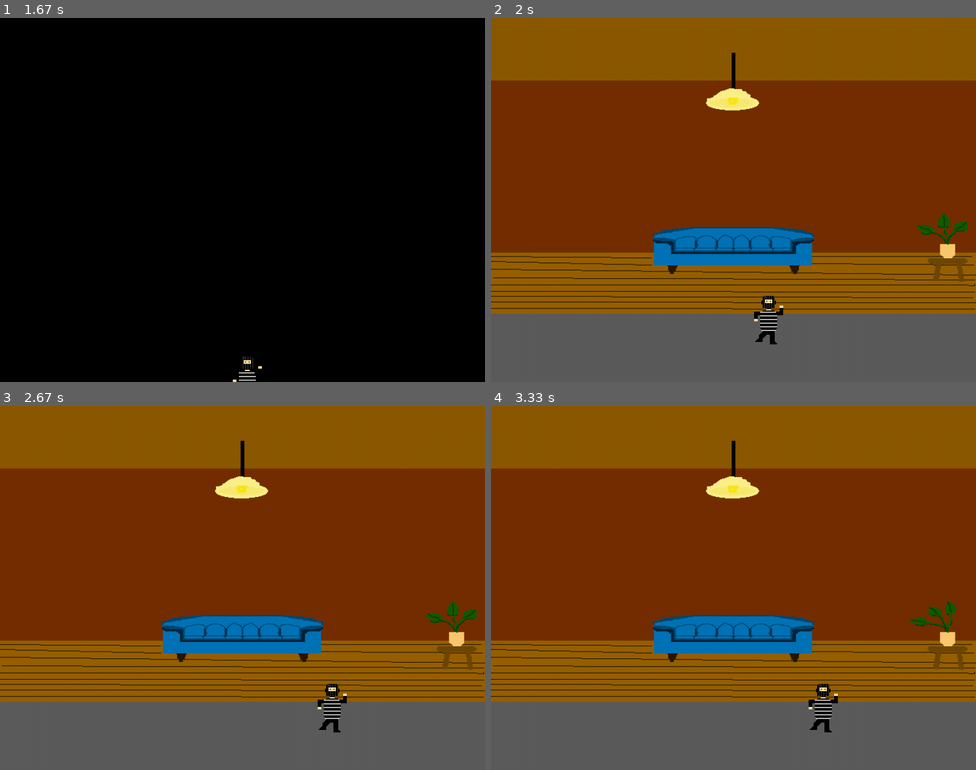
Above: before the commit, frames 1-4 (two rows, left to right).
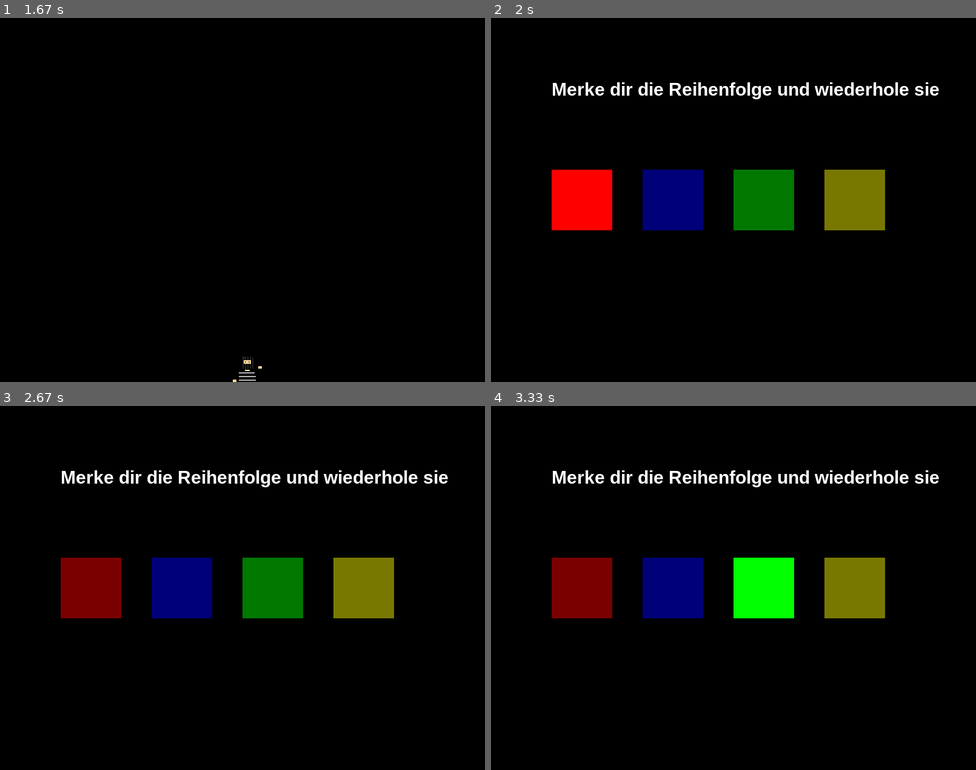
Above: after the commit, the same moments.

Repository: 25-26-1AHIF/pygameproject-rauber_david_jonas
Game: pygame game, started from game/main.py
The game is run twice, just before and just after one commit, with the same random seed, the same clock (stepped at 60 frames per second) and the same inputs.
Inputs:
- Up to frame 1 (1.67 s): click "Starten" at 0.38 s; tap Space at 1.17 s; click "Weiter Spielen" at 1.55 s
- Up to frame 2 (2 s): hold Q from 1.83 s (still down); hold Right from 1.83 s (still down)
- Up to frame 3 (2.67 s): release Q at 2.3 s; release Right at 2.3 s
- Up to frame 4 (3.33 s): no input

Frame 1 is identical in both runs. In frame 2, 100% of the frame differs, in the area x 0-100%, y 0-100%; in frame 3, 100%; in frame 4, 100%.

Commit message:
riddle1 gemacht

Diff:
--- a/game/game_variables/game_variables.py
+++ b/game/game_variables/game_variables.py
@@ -28,4 +28,5 @@
     STR = ("str")
     EXIT = ("exit")
     ROOM_1 = ("room1")
+    RIDDLE1 = ("riddle1")
     actual = MAIN
--- a/game/main.py
+++ b/game/main.py
@@ -7,6 +7,7 @@
 from objects.Screens.Steuerung_Screen import steuerung_screen
 from objects.Screens.Animation_Screen import animation_screen
 from objects.Screens.Room1_Screen import room1_screen
+from objects.Screens.riddle1_Screen import riddle1_screen
 
 def main():
     gv.init()
@@ -26,6 +27,8 @@
             GameScreens.actual = steuerung_screen(screen, clock)
         elif GameScreens.actual == GameScreens.ROOM_1:
             GameScreens.actual = room1_screen(screen, clock)
+        elif GameScreens.actual == GameScreens.RIDDLE1:
+            GameScreens.actual = riddle1_screen(screen, clock)
         elif GameScreens.actual == GameScreens.EXIT:
             break
 
--- a/game/objects/Screens/Animation_Screen.py
+++ b/game/objects/Screens/Animation_Screen.py
@@ -7,8 +7,8 @@
     pygame.display.set_caption("Animation")
     frame_counter = 0
 
-    Geldsack = Bilder("assats/Bilder/Geldsack.png", 1, pygame.Rect(0, 0, 128, 128), 1)
-    Hintergrund = Bilder("assats/Bilder/Hintergrund.png", 15, pygame.Rect(0, 0, 1024, 1024), 2)
+    Geldsack = Bilder("../assats/Bilder/Geldsack.png", 1, pygame.Rect(0, 0, 128, 128), 1)
+    Hintergrund = Bilder("../assats/Bilder/Hintergrund.png", 15, pygame.Rect(0, 0, 1024, 1024), 2)
     Geldsack.load_spritesheet()
     Hintergrund.load_spritesheet()
 
--- a/game/objects/Screens/Main_Screen.py
+++ b/game/objects/Screens/Main_Screen.py
@@ -16,8 +16,8 @@
     exit_text_rect = exit_text.get_rect(center=(gv.SCREEN_WIDTH / 2 / 2, 450))
     str_text_rect = str_text.get_rect(center=(gv.SCREEN_WIDTH / 2 / 2, 350))
 
-    Geldsack = Bilder("assats/Bilder/Geldsack.png", 1, pygame.Rect(0, 0, 128, 128), 1)
-    Hintergrund = Bilder("assats/Bilder/Hintergrund.png", 16, pygame.Rect(0, 0, 1024, 1024), 10)
+    Geldsack = Bilder("../assats/Bilder/Geldsack.png", 1, pygame.Rect(0, 0, 128, 128), 1)
+    Hintergrund = Bilder("../assats/Bilder/Hintergrund.png", 16, pygame.Rect(0, 0, 1024, 1024), 10)
     Geldsack.load_spritesheet()
     Hintergrund.load_spritesheet()
 
--- a/game/objects/Screens/Play_Screen.py
+++ b/game/objects/Screens/Play_Screen.py
@@ -16,6 +16,7 @@
     )
 
     while True:
+
         for event in pygame.event.get():
             if event.type == pygame.QUIT:
                 return GameScreens.EXIT
@@ -25,7 +26,8 @@
                 if event.key == pygame.K_ESCAPE:
                     return GameScreens.MAIN
                 if event.key == pygame.K_q:
-                    return GameScreens.ROOM_1
+                    return GameScreens.RIDDLE1
+
 
         screen.fill("black")
         player.update_and_draw(gv.SCREEN_WIDTH, 0, gv.SCREEN_HIGHT, 0)
--- a/game/objects/Screens/Room1_Screen.py
+++ b/game/objects/Screens/Room1_Screen.py
@@ -18,7 +18,7 @@
     )
 
 
-    raum = Bilder("assats/Bilder/Raum 1.png", 2,pygame.Rect(0, 0, 1024, 1024),80)
+    raum = Bilder("../assats/Bilder/Raum 1.png", 2,pygame.Rect(0, 0, 1024, 1024),80)
     raum.load_spritesheet()
     orginal_raum = raum.images
     groesse_raum_1 = (gv.SCREEN_WIDTH, gv.SCREEN_HIGHT)
--- /dev/null
+++ b/game/objects/Screens/riddle1_Screen.py
@@ -0,0 +1,104 @@
+import pygame
+import random
+from game_variables.game_variables import GameVariables as gv
+from game_variables.game_variables import GameScreens
+
+def riddle1_screen(screen, clock):
+    pygame.display.set_caption("Simon Says")
+
+    RED = (255, 0, 0)
+    DARK_RED = (120, 0, 0)
+
+    BLUE = (0, 0, 255)
+    DARK_BLUE = (0, 0, 120)
+
+    GREEN = (0, 255, 0)
+    DARK_GREEN = (0, 120, 0)
+
+    YELLOW = (255, 255, 0)
+    DARK_YELLOW = (120, 120, 0)
+
+    red_rect = pygame.Rect(100, 250, 100, 100)
+    blue_rect = pygame.Rect(250, 250, 100, 100)
+    green_rect = pygame.Rect(400, 250, 100, 100)
+    yellow_rect = pygame.Rect(550, 250, 100, 100)
+
+    colors = ["red", "blue", "green", "yellow"]
+
+    showing_colors = []
+
+    for i in range(3):
+        showing_colors.append(random.choice(colors))
+
+    while True:
+        player_input = []
+        for color in showing_colors:
+            screen.fill("black")
+            text = gv.FONT_MIDDLE.render(
+                "Merke dir die Reihenfolge und wiederhole sie",
+                True,
+                "white"
+            )
+            screen.blit(text, (100, 100))
+
+            pygame.draw.rect(screen, DARK_RED, red_rect)
+            pygame.draw.rect(screen, DARK_BLUE, blue_rect)
+            pygame.draw.rect(screen, DARK_GREEN, green_rect)
+            pygame.draw.rect(screen, DARK_YELLOW, yellow_rect)
+
+            if color == "red":
+                pygame.draw.rect(screen, RED, red_rect)
+
+            if color == "blue":
+                pygame.draw.rect(screen, BLUE, blue_rect)
+
+            if color == "green":
+                pygame.draw.rect(screen, GREEN, green_rect)
+
+            if color == "yellow":
+                pygame.draw.rect(screen, YELLOW, yellow_rect)
+
+            pygame.display.flip()
+            pygame.time.delay(700)
+
+            pygame.draw.rect(screen, DARK_RED, red_rect)
+            pygame.draw.rect(screen, DARK_BLUE, blue_rect)
+            pygame.draw.rect(screen, DARK_GREEN, green_rect)
+            pygame.draw.rect(screen, DARK_YELLOW, yellow_rect)
+
+            pygame.display.flip()
+            pygame.time.delay(300)
+
+        while True:
+            pygame.draw.rect(screen, DARK_RED, red_rect)
+            pygame.draw.rect(screen, DARK_BLUE, blue_rect)
+            pygame.draw.rect(screen, DARK_GREEN, green_rect)
+            pygame.draw.rect(screen, DARK_YELLOW, yellow_rect)
+
+            for event in pygame.event.get():
+                if event.type == pygame.QUIT:
+                    return GameScreens.EXIT
+                if event.type == pygame.KEYDOWN:
+                    if event.key == pygame.K_ESCAPE:
+                        return GameScreens.PLAY
+                if event.type == pygame.MOUSEBUTTONDOWN:
+                    if red_rect.collidepoint(event.pos):
+                        player_input.append("red")
+                    if blue_rect.collidepoint(event.pos):
+                        player_input.append("blue")
+                    if green_rect.collidepoint(event.pos):
+                        player_input.append("green")
+                    if yellow_rect.collidepoint(event.pos):
+                        player_input.append("yellow")
+                    index = len(player_input) - 1
+
+                    if player_input[index] != showing_colors[index]:
+                        break
+                    if player_input == showing_colors:
+                        return GameScreens.ROOM_1
+            else:
+                pygame.display.flip()
+                clock.tick(gv.FPS)
+                continue
+
+            break
--- a/game/objects/player.py
+++ b/game/objects/player.py
@@ -7,7 +7,7 @@
         self.player_x_pos = player_x_pos
         self.player_y_pos = player_y_pos
         self.screen = screen
-        self.sprite = Bilder("assats/Bilder/Player_moving.png",2,pygame.Rect(0,0, 100,100), 2)
+        self.sprite = Bilder("../assats/Bilder/Player_moving.png",2,pygame.Rect(0,0, 100,100), 2)
         self.sprite.load_spritesheet()
 
     def move(self, max_x_pos: int, min_x_pos: int,
